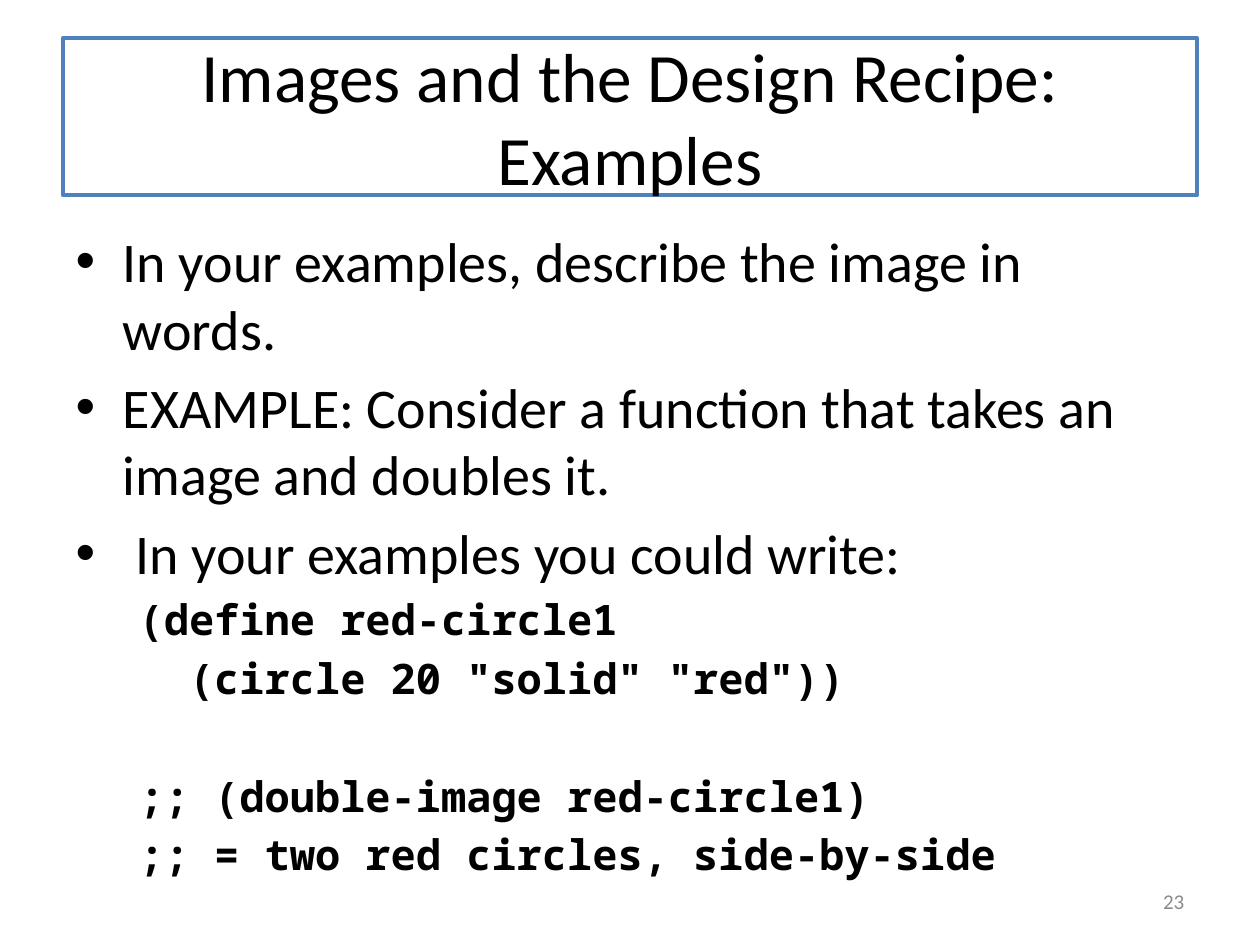
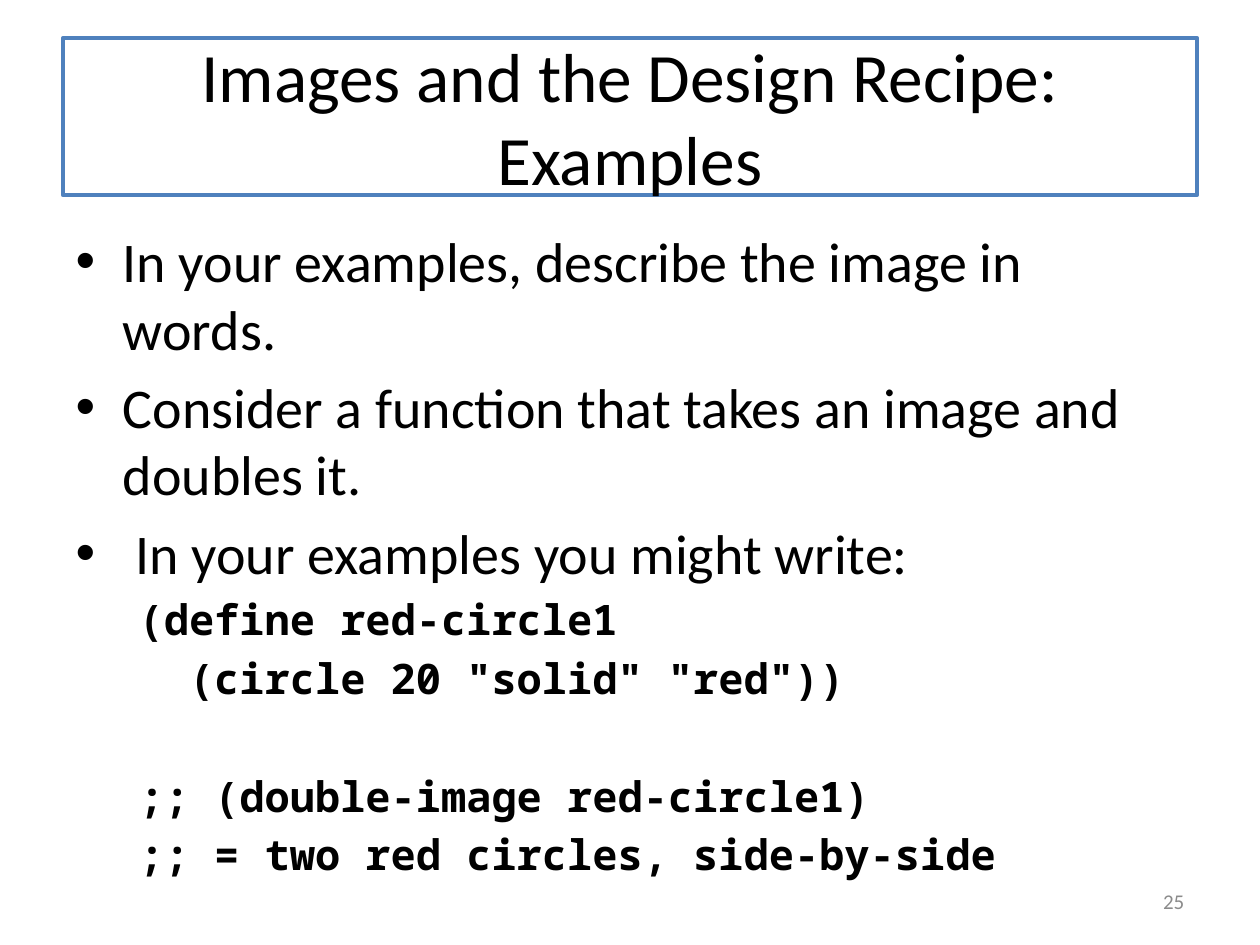
Before and after one commit to mwand/cs5010f17, a slide deck: slide 25 of Slides/Lesson 3.1 Working with images and scenes.pptx (slide 23 before the commit). Drawn at 1260x945 pixels with LibreOffice and Linux fonts; fonts in the diff are those of the drawing. Boxes give left, top, right and bottom in pixels: in the first picture for what was removed or moved away, otherwise in the second. Text is boxed around its words. In the diff, an @@ line names an element or a change of style, - is before the commit and + after.

```diff
--- a/Slides/Lesson 3.1 Working with images and scenes.pptx
+++ b/Slides/Lesson 3.1 Working with images and scenes.pptx
@@ text at [123, 389, 1120, 584]: text changed @@
-• EXAMPLE: Consider a function that takes an image and doubles it.
-• In your examples you could write:
+• Consider a function that takes an image and doubles it.
+• In your examples you might write:
@@ page number at [1163, 895, 1184, 909]: text changed @@
-23
+25
```
Also in this commit, not shown: 9 other slides changed, 2 slides added, 1 slide removed, 21 other files.
